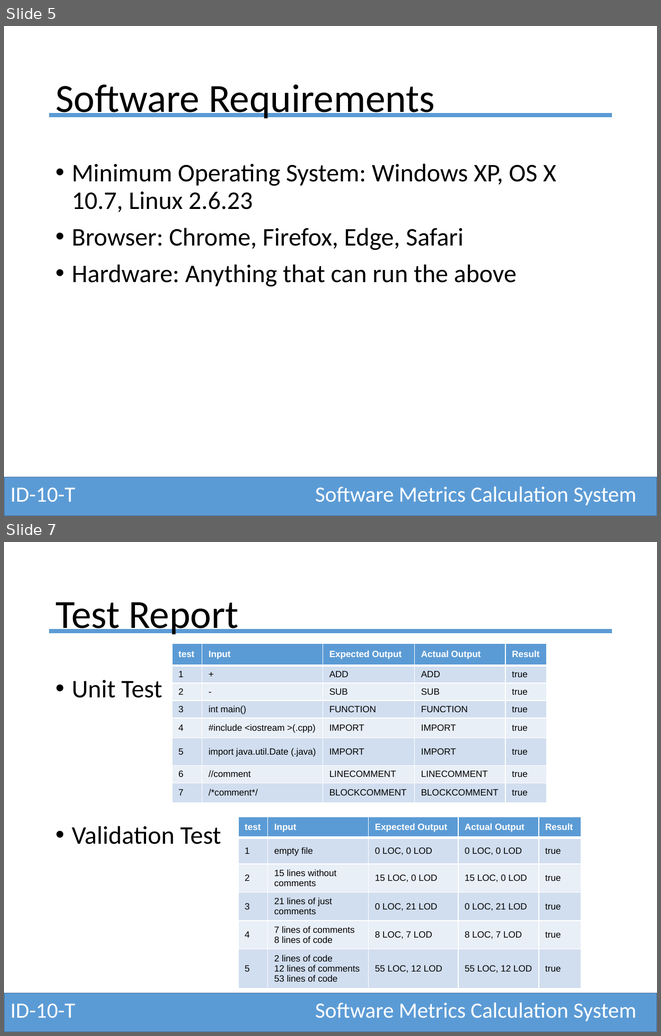
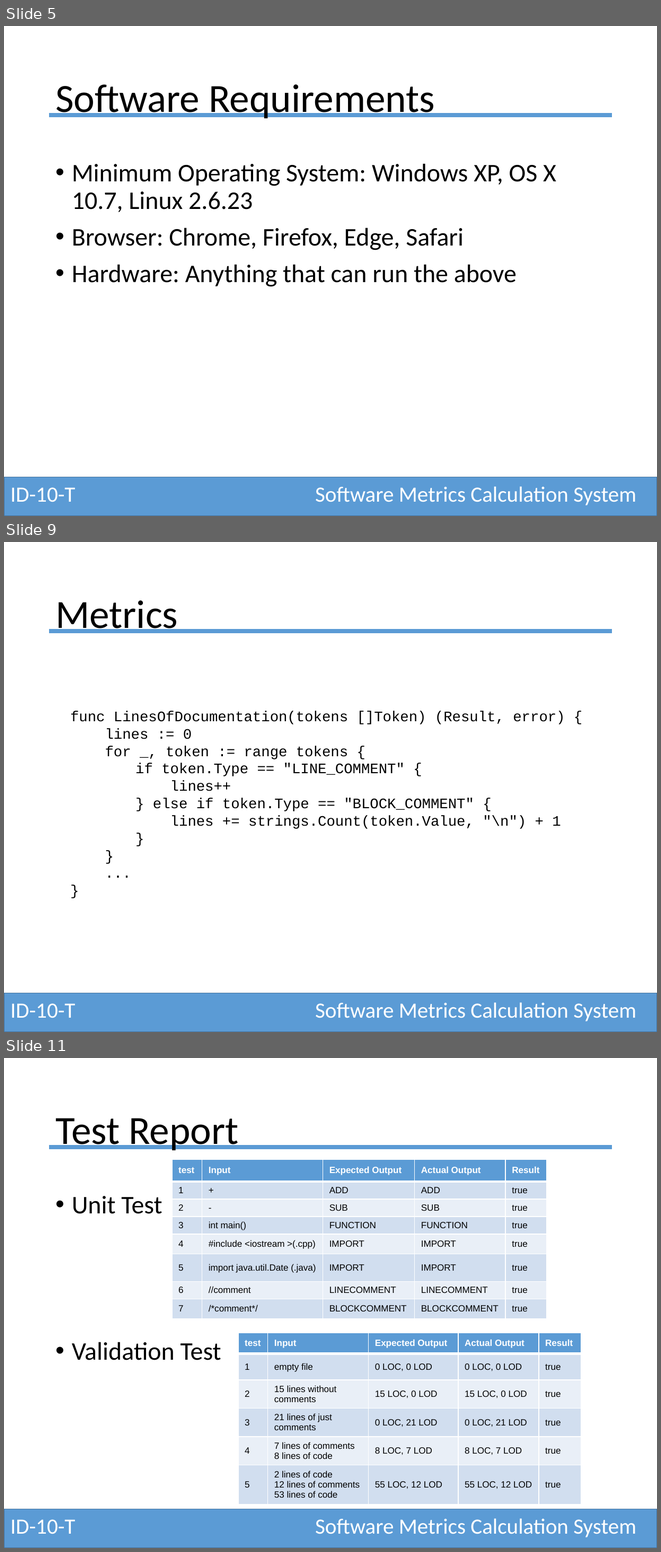
Before and after one commit to csos95/CMPS-4113-Spring-2017, a slide deck: software-engineering-final.pptx. Shown one above the other, each under a label of ours: slides 5 and 7 before the commit, slides 5, 9 and 11 after it; the slides between them are not shown. The pictures are 661x1036 and 661x1552 pixels, drawn with LibreOffice and Linux fonts; fonts in the diff are those of the drawing. Boxes give left, top, right and bottom in pixels: in the first picture for what was removed or moved away, otherwise in the second. Text is boxed around its words. In the diff, an @@ line names an element or a change of style, - is before the commit and + after.

Commit message:
Add to system design section

```diff
--- a/software-engineering-final.pptx
+++ b/software-engineering-final.pptx
@@ slide 9 added at box(4, 542, 657, 1032), background #FFFFFF; not listed: 2 template elements that a slide beside it also shows @@
@@ title added at box(55, 600, 178, 633), 44 pt, text #000000 @@
+Metrics
@@ text added at box(70, 711, 565, 829), 16 pt, text #000000 @@
+func LinesOfDocumentation(tokens []Token) (Result, error) {
+lines := 0
+for _, token := range tokens {
+if token.Type == "LINE_COMMENT" {
+lines++
+} else if token.Type == "BLOCK_COMMENT" {
+lines += strings.Count(token.Value, "\n") + 1
+}
+}
+...
+}
@@ text added at box(315, 1002, 636, 1021), 24 pt, text #FFFFFF @@
+Software Metrics Calculation System
@@ text added at box(10, 1003, 75, 1018), 24 pt, text #FFFFFF @@
+ID-10-T
@@ what was slide 7 is now slide 11 @@
```
Also in this commit, not shown: 1 slide changed, 3 other slides added.
